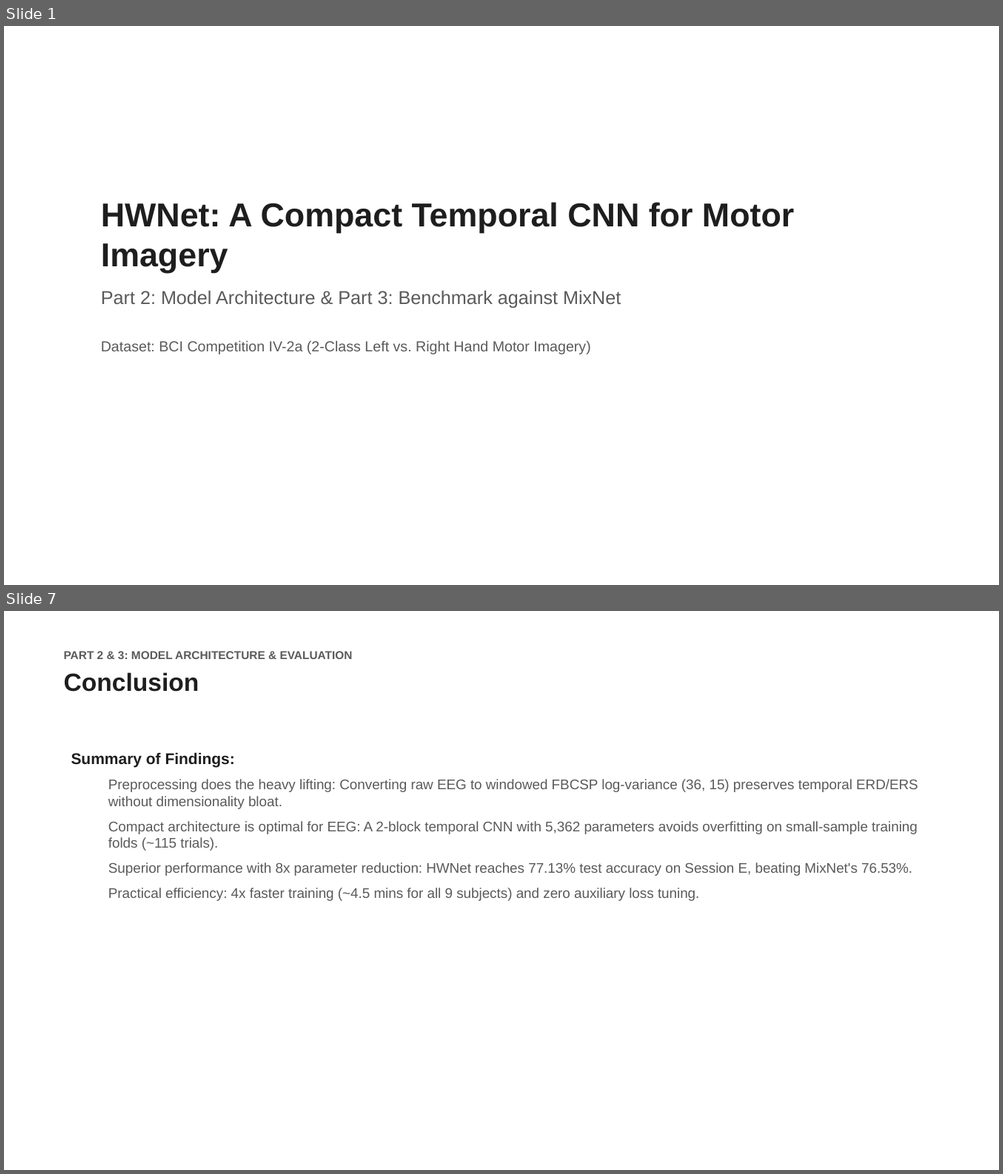
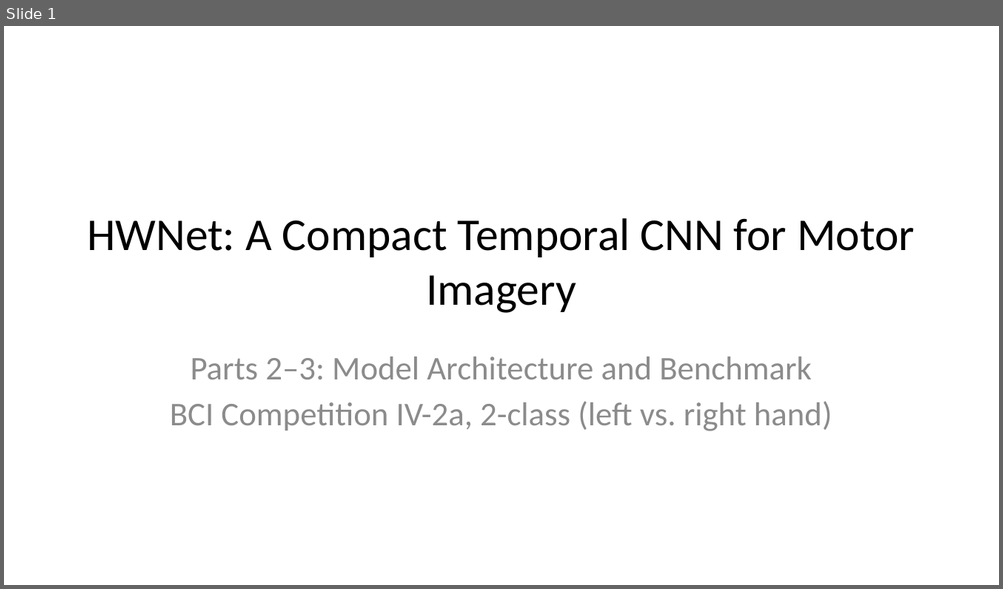
Before and after one commit to pratch/frontier-hw-bci, a slide deck: docs/HWNet_Presentation.pptx. Shown one above the other, each under a label of ours: slides 1 and 7 before the commit, slide 1 after it; the slides between them are not shown. The pictures are 1003x1174 and 1003x589 pixels, drawn with LibreOffice and Linux fonts; fonts in the diff are those of the drawing. Boxes give left, top, right and bottom in pixels: in the first picture for what was removed or moved away, otherwise in the second. Text is boxed around its words. In the diff, an @@ line names an element or a change of style, - is before the commit and + after.

```diff
--- a/docs/HWNet_Presentation.pptx
+++ b/docs/HWNet_Presentation.pptx
@@ slide 7 removed at (x1=4, y1=611, x2=999, y2=1170), background #FFFFFF @@
@@ text removed at (x1=64, y1=651, x2=353, y2=692) @@
-PART 2 & 3: MODEL ARCHITECTURE & EVALUATION
-Conclusion
@@ text removed at (x1=71, y1=752, x2=918, y2=901) @@
-Summary of Findings:
-  Preprocessing does the heavy lifting: Converting raw EEG to windowed FBCSP log-variance (36, 15) preserves temporal ERD/ERS without dimensionality bloat.
-  Compact architecture is optimal for EEG: A 2-block temporal CNN with 5,362 parameters avoids overfitting on small-sample training folds (~115 trials).
-  Superior performance with 8x parameter reduction: HWNet reaches 77.13% test accuracy on Session E, beating MixNet's 76.53%.
-  Practical efficiency: 4x faster training (~4.5 mins for all 9 subjects) and zero auxiliary loss tuning.
@@ slide 1 changed as well @@
@@ title "HWNet: A Compact Temporal CNN ..." moved from (x1=101, y1=202, x2=794, y2=355) to (x1=87, y1=218, x2=914, y2=313) @@
@@ title "HWNet: A Compact Temporal CNN ..." at (x1=87, y1=218, x2=914, y2=313): size 32 to 44 pt, font Arial to Calibri, text colour #1E1E1E to #000000, bold off; alignment left to centre; vertical alignment top to middle @@
@@ title at (x1=101, y1=290, x2=620, y2=355): paragraphs removed @@
-Part 2: Model Architecture & Part 3: Benchmark against MixNet
-Dataset: BCI Competition IV-2a (2-Class Left vs. Right Hand Motor Imagery)
@@ subtitle added at (x1=170, y1=357, x2=832, y2=432), 32 pt, text #8C8C8C @@
+Parts 2–3: Model Architecture and Benchmark
+BCI Competition IV-2a, 2-class (left vs. right hand)
```
Also in this commit, not shown: 3 other slides changed, 3 slides added, 2 other slides removed, 4 other files.
